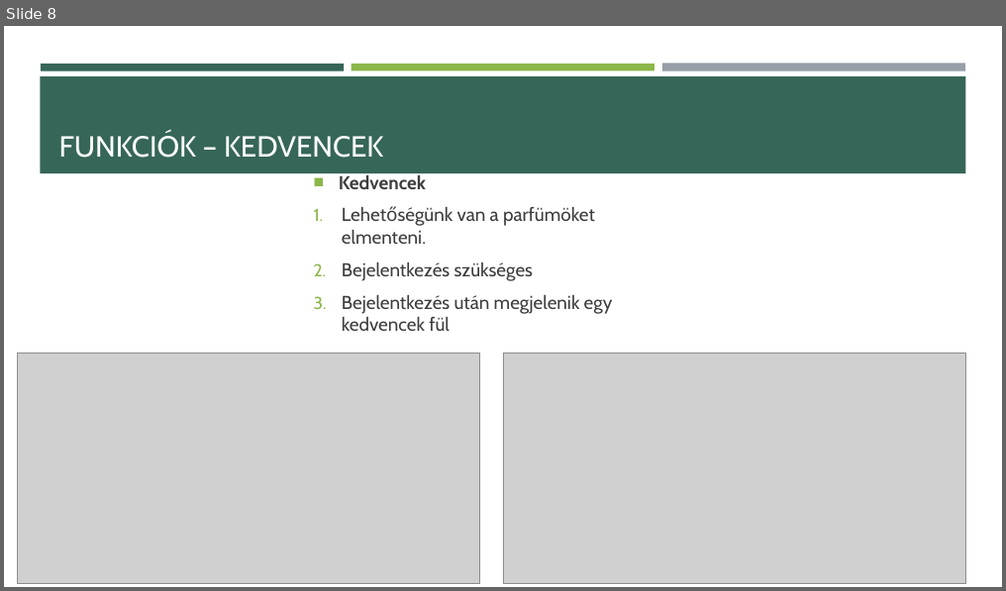
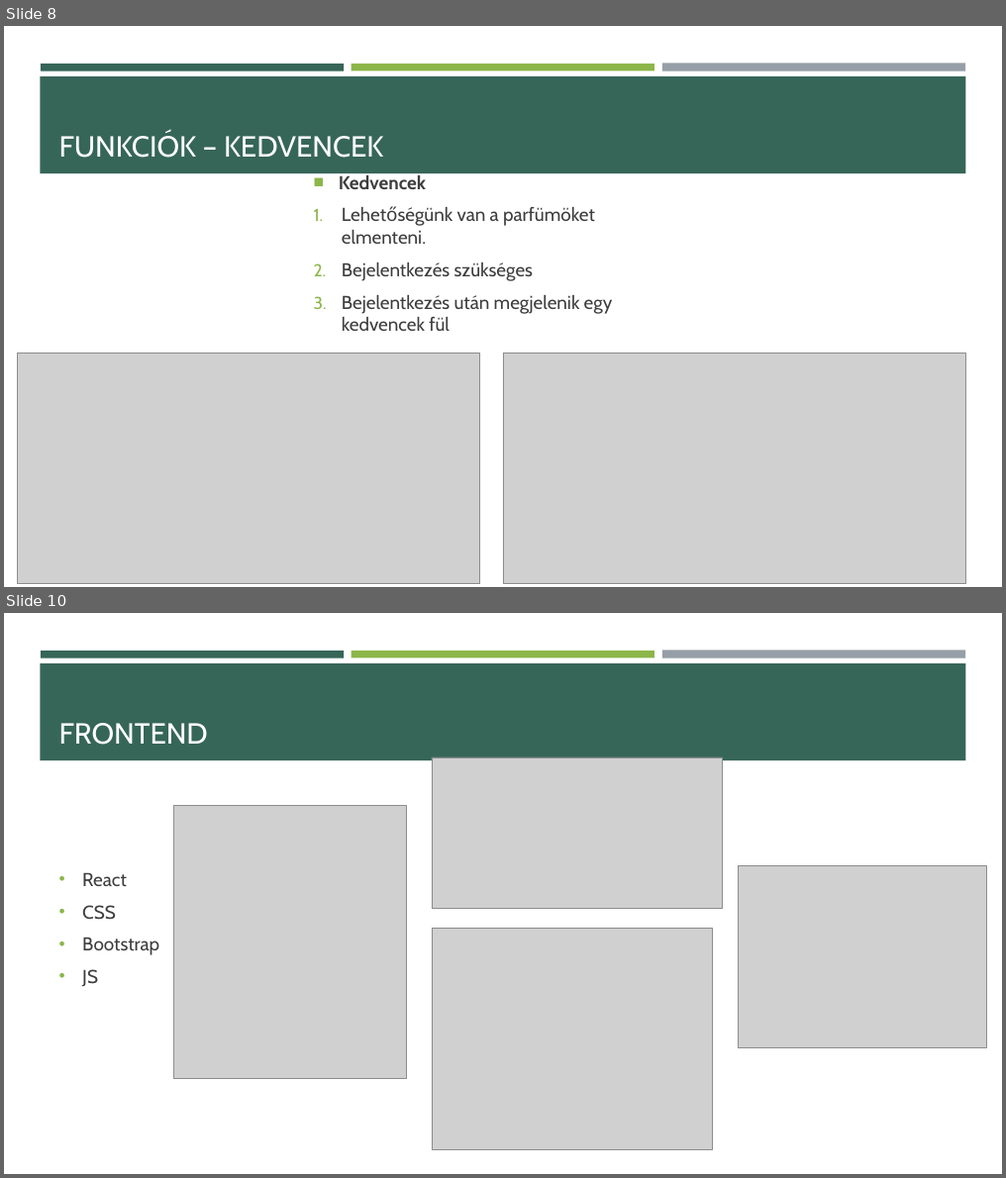
Before and after one commit to mikilaczy/Parfumvilag, a slide deck: Parfümvilág.pptx. Shown one above the other, each under a label of ours: slide 8 before the commit, slides 8 and 10 after it; the slides between them are not shown. The pictures are 1006x591 and 1006x1178 pixels, drawn with LibreOffice and Linux fonts; fonts in the diff are those of the drawing; grey boxes stand for pictures. Boxes give left, top, right and bottom in pixels: in the first picture for what was removed or moved away, otherwise in the second. Text is boxed around its words. In the diff, an @@ line names an element or a change of style, - is before the commit and + after.

```diff
--- a/Parfümvilág.pptx
+++ b/Parfümvilág.pptx
@@ slide 10 added at (4,613,1002,1174), background #FFFFFF; not listed: 4 template elements that a slide beside it also shows @@
@@ title added at (59,723,208,745), 28 pt, text #FFFFFF @@
+FRONTEND
@@ picture added at (432,758,723,909) @@
@@ picture added at (174,805,407,1078) @@
@@ text added at (82,872,159,987), 18 pt, text #3D3D3D @@
+• React
+• CSS
+• Bootstrap
+• JS
@@ picture added at (738,866,987,1049) @@
@@ picture added at (432,928,712,1150) @@
```
Also in this commit, not shown: 1 slide changed, 6 other slides added, 2 other files.
